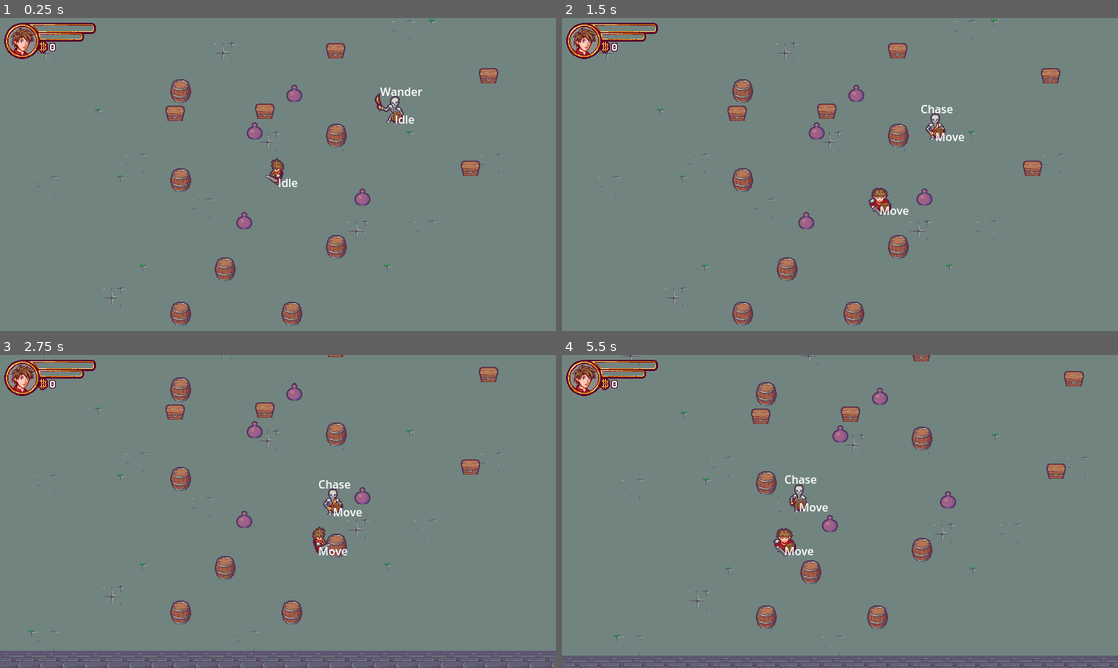
Above: before the commit, frames 1-4 (two rows, left to right).
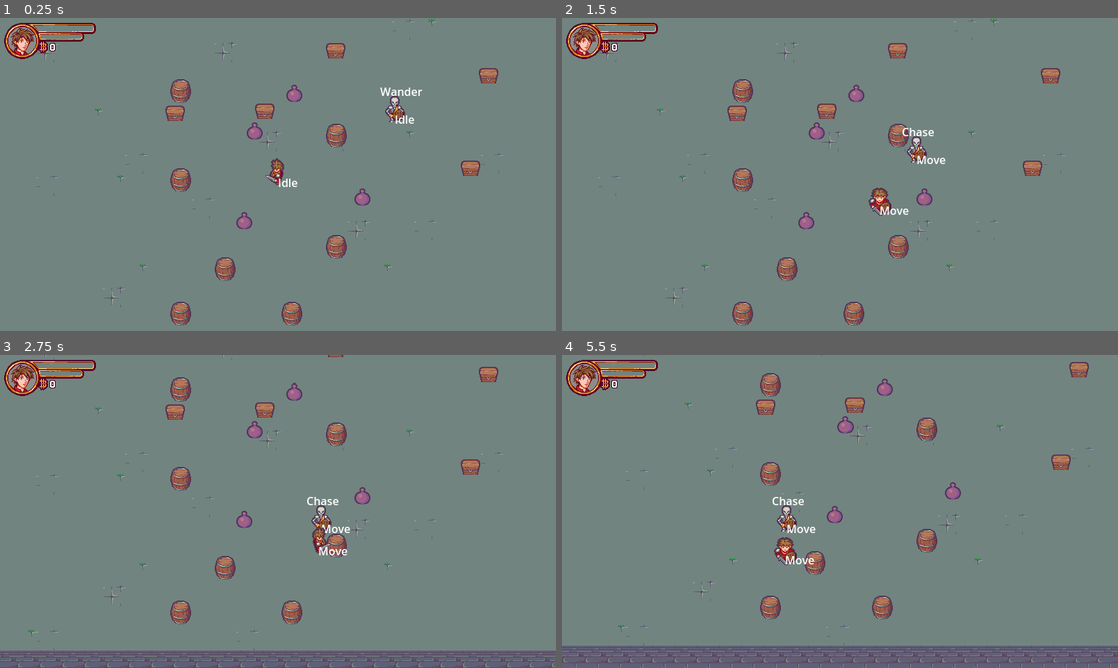
Above: after the commit, the same moments.

Repository: Cielight0/ZeldIsaac
Game: Godot game, scene res://Scenes/Levels/level.tscn
The game is run twice, just before and just after one commit, with the same random seed, the same clock (stepped at 60 frames per second) and the same inputs. Sound files missing from this copy of the repository are replaced by a short silence.
Inputs:
- Up to frame 1 (0.25 s): no input
- Up to frame 2 (1.5 s): tap Enter (ui_accept) at 0.5, 0.77 s; hold Right (ui_right) 0.53-1.28 s; hold Down (ui_down) from 1.28 s (still down)
- Up to frame 3 (2.75 s): tap Enter (ui_accept) at 1.52 s; release Down (ui_down) at 2.03 s; hold Right (ui_right) from 2.03 s (still down)
- Up to frame 4 (5.5 s): release Right (ui_right) at 2.78 s; hold Up (ui_up) 2.78-3.53 s; tap Enter (ui_accept) at 3.02, 3.77, 4.52 s; hold Left (ui_left) 3.53-5.03 s; hold Down (ui_down) from 5.03 s (still down)

The runs differ from the first frame. In frame 1, 0.2% of the frame differs, in the area x 67-73%, y 24-34%; in frame 2, 0.6%; in frame 3, 0.6%; in frame 4, 11%, in the area x 0-100%, y 0-100%.

Commit message:
part 13 : Wander state random moves !

Diff:
--- a/Scenes/Actors/Actors.gd
+++ b/Scenes/Actors/Actors.gd
@@ -76,7 +76,6 @@
 
 	if state_name != "":
 		animated_sprite.play(state_name+dir_name)
-		print(state_name+dir_name)
 
 ### SIGNAL RESPONSES###
 
--- a/Scenes/Actors/Enemy/BehaviourTree/AttackState.gd
+++ b/Scenes/Actors/Enemy/BehaviourTree/AttackState.gd
@@ -9,6 +9,7 @@
 	cooldown.start()
 
 func is_cooldown_runing()->bool:
+	print("is on cooldown")
 	return !cooldown.is_stopped() && !cooldown.is_paused()
 
 # Called every frame. 'delta' is the elapsed time since the previous frame.
--- a/Scenes/Actors/Enemy/BehaviourTree/GoToState.gd
+++ b/Scenes/Actors/Enemy/BehaviourTree/GoToState.gd
@@ -1,11 +1,4 @@
 extends State
 
-
-# Called when the node enters the scene tree for the first time.
-func _ready():
-	pass # Replace with function body.
-
-
-# Called every frame. 'delta' is the elapsed time since the previous frame.
-func _process(_delta):
-	pass
+func enter_state()->void:
+	owner.statemachine.set_state("Move")
--- a/Scenes/Actors/Enemy/BehaviourTree/WaitState.gd
+++ b/Scenes/Actors/Enemy/BehaviourTree/WaitState.gd
@@ -4,14 +4,20 @@
 @export var min_wait_time : float = 0.8
 @export var max_wait_time : float = 1.2
 
+@onready var timer = $WaitTimer
+
 signal wait_time_finished
 
 func _ready()->void:
-	wait_time_finished.connect(_on_Timer_timeout)
+	timer.timeout.connect(_on_Timer_timeout)
+	print("ready")
 
 func enter_state()->void:
+	if owner.statemachine != null:
+		owner.statemachine.set_state("Idle")
 	var wait_time = randf_range(min_wait_time, max_wait_time)
-	$Timer.start(wait_time)
+	timer.start(wait_time)
 
 func _on_Timer_timeout()->void:
+	print("wait timer timeout")
 	emit_signal("wait_time_finished")
--- a/Scenes/Actors/Enemy/BehaviourTree/WanderChase.gd
+++ b/Scenes/Actors/Enemy/BehaviourTree/WanderChase.gd
@@ -1,15 +1,34 @@
 extends StateMachine
 class_name WanderState
 
+@export var min_wander_distance = 40
+@export var max_wander_distance = 70
+
+@onready var wait = $Wait
+
 func _ready()->void:
 	super._ready()
-	$Wait.wait_time_finished.connect(_on_wait_wait_time_finished)
+	wait.wait_time_finished.connect(_on_wait_wait_time_finished)
+	owner.move_path_finished.connect(_on_Enemy_move_path_finished)
 
-func enter_state() -> void:
-	if owner.statemachine == null:
-		return
+###Virtuals###
 
-	owner.statemachine.set_state("Idle")
+###logic###
+func _generate_new_destination()->Vector2:
+	var angle = randf_range(0,360)
+	var direction = Vector2(sin(angle),cos(angle))
+	var distance = randf_range(min_wander_distance, max_wander_distance)
+
+	return owner.global_position + direction*distance
+
+###signal_responses###
 
 func _on_wait_wait_time_finished()->void:
+	var destination = _generate_new_destination()
+	owner._update_move_path(destination)
+	print("wait finished re	ady to move")
 	set_state("GoTo")
+
+func _on_Enemy_move_path_finished()->void:
+	if is_current_state():
+		set_state("Wait")
--- a/Scenes/Actors/Enemy/Skeleton/skeleton.gd
+++ b/Scenes/Actors/Enemy/Skeleton/skeleton.gd
@@ -17,6 +17,7 @@
 
 signal target_in_chase_area_changed
 signal target_in_attack_area_changed
+signal move_path_finished
 
 ###ACCESSOR###
 func set_target_in_chase_area(value:bool)->void:
@@ -54,6 +55,9 @@
 	if dist <= speed * delta:
 		var __= move_and_collide(dir*dist)
 		path.remove_at(0)
+
+		if path.is_empty():
+			emit_signal("move_path_finished")
 	else:
 		var __= move_and_collide(dir*speed*delta)
 
--- a/Scenes/Actors/Enemy/Skeleton/skeleton.tscn
+++ b/Scenes/Actors/Enemy/Skeleton/skeleton.tscn
@@ -28,11 +28,11 @@
 
 [node name="Skeleton" instance=ExtResource("1_bvvee")]
 script = ExtResource("2_jf4i4")
-speed = 100
+speed = 150
 
 [node name="AnimatedPlayer" parent="." index="0"]
 sprite_frames = ExtResource("3_x8oox")
-animation = &"AttackDown"
+animation = &"IdleDown"
 
 [node name="CollisionShape2D" parent="." index="1"]
 position = Vector2(0, -2)
@@ -65,12 +65,15 @@
 
 [node name="Wander" parent="BehaviourTree" index="0"]
 script = ExtResource("7_l8qhu")
+min_wander_distance = 40
+max_wander_distance = 70
 
 [node name="Wait" type="Node" parent="BehaviourTree/Wander" index="0"]
 script = ExtResource("8_wt6kp")
 
-[node name="Timer" type="Timer" parent="BehaviourTree/Wander/Wait" index="0"]
+[node name="WaitTimer" type="Timer" parent="BehaviourTree/Wander/Wait" index="0"]
 one_shot = true
+autostart = true
 
 [node name="GoTo" type="Node" parent="BehaviourTree/Wander" index="1"]
 script = ExtResource("9_ud1dj")
--- a/Scenes/InteractiveObjects/Coin/coin.gd
+++ b/Scenes/InteractiveObjects/Coin/coin.gd
@@ -38,7 +38,7 @@
 	_init_spawn_values()
 
 func _init_spawn_values()-> void:
-	var rdm_angle = randf_range(0, 360)
+	var rdm_angle = deg_to_rad(randf_range(0, 360))
 	spawn_dir = Vector2(sin(rdm_angle),cos(rdm_angle))
 
 
